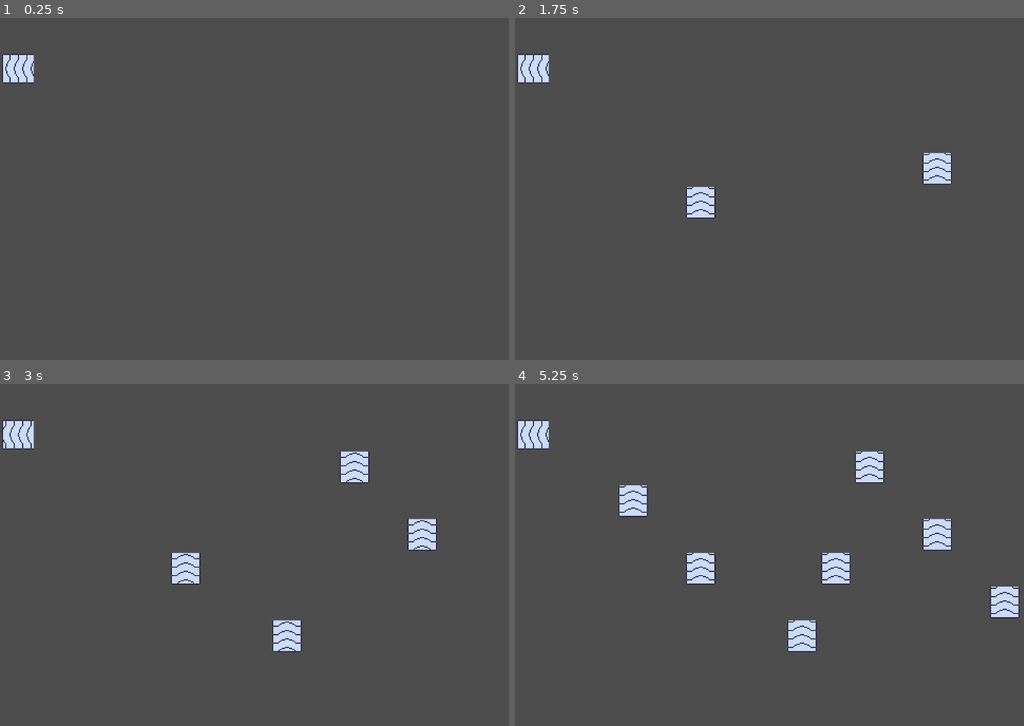
Above: before the commit, frames 1-4 (two rows, left to right).
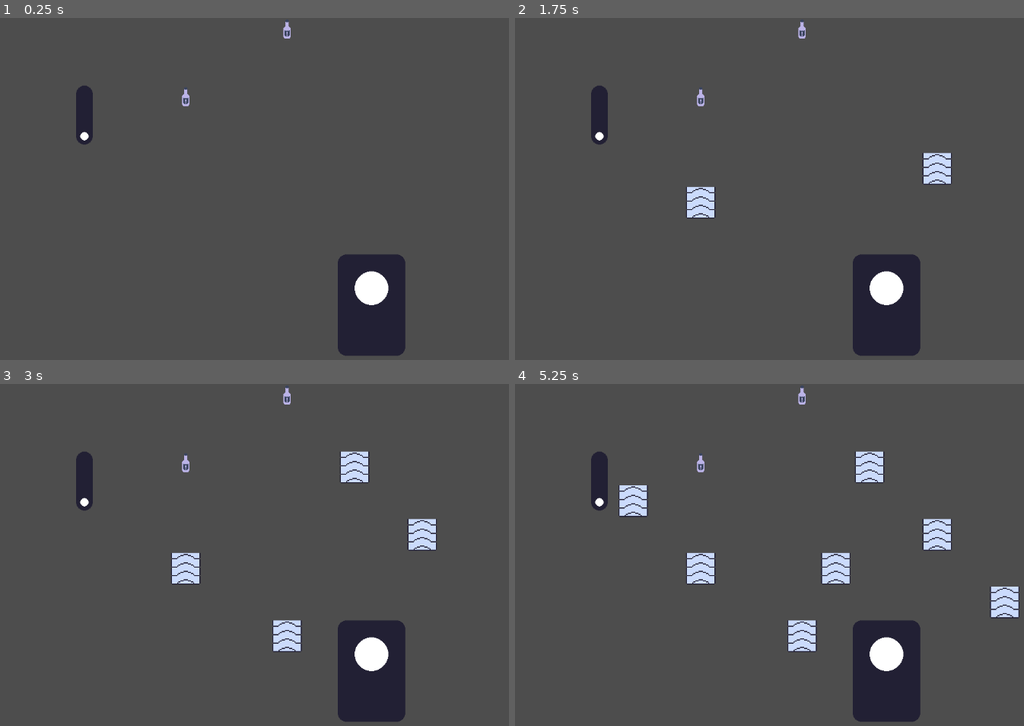
Above: after the commit, the same moments.

Repository: fennylol/juice_time
Game: Godot game, scene res://main.tscn
Two runs of this game, one before a commit and one after it. Both use one fixed random seed, a clock stepped at 60 frames per second and the inputs below.
Inputs (mouse positions are in pixels of both pictures, inside the frame that each line leads up to):
- Up to frame 1 (0.25 s): no input
- Up to frame 2 (1.75 s): tap Enter at 0.5 s; move the mouse to (952, 171) at 0.52 s; click (952, 171) at 0.6 s; move the mouse to (698, 206) at 1.27 s; click (698, 206) at 1.35 s
- Up to frame 3 (3 s): move the mouse to (366, 479) at 2.02 s; click (366, 479) at 2.1 s; move the mouse to (274, 623) at 2.77 s; click (274, 623) at 2.85 s
- Up to frame 4 (5.25 s): move the mouse to (1003, 606) at 3.52 s; click (1003, 606) at 3.6 s; move the mouse to (637, 503) at 4.27 s; click (637, 503) at 4.35 s; move the mouse to (850, 555) at 5.02 s; click (850, 555) at 5.1 s

The runs differ from the first frame. In frame 1, 5.1% of the frame differs, in the area x 0-80%, y 1-99%; in frame 2, 5.4%; in frame 3, 5.1%; in frame 4, 6.3%, in the area x 0-100%, y 1-99%.

Commit message:
truck and fillers added
functionality coming soon ;)

Diff:
--- a/conveyor/conveyor_animated.tres
+++ b/conveyor/conveyor_animated.tres
@@ -6,84 +6,84 @@
 texture = ExtResource("1_82iqc")
 texture_region_size = Vector2i(64, 64)
 0:0/animation_columns = 4
-0:0/animation_speed = 8.0
+0:0/animation_speed = 16.0
 0:0/animation_frame_0/duration = 1.0
 0:0/animation_frame_1/duration = 1.0
 0:0/animation_frame_2/duration = 1.0
 0:0/animation_frame_3/duration = 1.0
 0:0/0 = 0
 0:1/animation_columns = 4
-0:1/animation_speed = 8.0
+0:1/animation_speed = 16.0
 0:1/animation_frame_0/duration = 1.0
 0:1/animation_frame_1/duration = 1.0
 0:1/animation_frame_2/duration = 1.0
 0:1/animation_frame_3/duration = 1.0
 0:1/0 = 0
 0:2/animation_columns = 4
-0:2/animation_speed = 8.0
+0:2/animation_speed = 16.0
 0:2/animation_frame_0/duration = 1.0
 0:2/animation_frame_1/duration = 1.0
 0:2/animation_frame_2/duration = 1.0
 0:2/animation_frame_3/duration = 1.0
 0:2/0 = 0
 0:3/animation_columns = 4
-0:3/animation_speed = 8.0
+0:3/animation_speed = 16.0
 0:3/animation_frame_0/duration = 1.0
 0:3/animation_frame_1/duration = 1.0
 0:3/animation_frame_2/duration = 1.0
 0:3/animation_frame_3/duration = 1.0
 0:3/0 = 0
 0:4/animation_columns = 4
-0:4/animation_speed = 8.0
+0:4/animation_speed = 16.0
 0:4/animation_frame_0/duration = 1.0
 0:4/animation_frame_1/duration = 1.0
 0:4/animation_frame_2/duration = 1.0
 0:4/animation_frame_3/duration = 1.0
 0:4/0 = 0
 0:5/animation_columns = 4
-0:5/animation_speed = 8.0
+0:5/animation_speed = 16.0
 0:5/animation_frame_0/duration = 1.0
 0:5/animation_frame_1/duration = 1.0
 0:5/animation_frame_2/duration = 1.0
 0:5/animation_frame_3/duration = 1.0
 0:5/0 = 0
 0:6/animation_columns = 4
-0:6/animation_speed = 8.0
+0:6/animation_speed = 16.0
 0:6/animation_frame_0/duration = 1.0
 0:6/animation_frame_1/duration = 1.0
 0:6/animation_frame_2/duration = 1.0
 0:6/animation_frame_3/duration = 1.0
 0:6/0 = 0
 0:7/animation_columns = 4
-0:7/animation_speed = 8.0
+0:7/animation_speed = 16.0
 0:7/animation_frame_0/duration = 1.0
 0:7/animation_frame_1/duration = 1.0
 0:7/animation_frame_2/duration = 1.0
 0:7/animation_frame_3/duration = 1.0
 0:7/0 = 0
 0:8/animation_columns = 4
-0:8/animation_speed = 8.0
+0:8/animation_speed = 16.0
 0:8/animation_frame_0/duration = 1.0
 0:8/animation_frame_1/duration = 1.0
 0:8/animation_frame_2/duration = 1.0
 0:8/animation_frame_3/duration = 1.0
 0:8/0 = 0
 0:9/animation_columns = 4
-0:9/animation_speed = 8.0
+0:9/animation_speed = 16.0
 0:9/animation_frame_0/duration = 1.0
 0:9/animation_frame_1/duration = 1.0
 0:9/animation_frame_2/duration = 1.0
 0:9/animation_frame_3/duration = 1.0
 0:9/0 = 0
 0:10/animation_columns = 4
-0:10/animation_speed = 8.0
+0:10/animation_speed = 16.0
 0:10/animation_frame_0/duration = 1.0
 0:10/animation_frame_1/duration = 1.0
 0:10/animation_frame_2/duration = 1.0
 0:10/animation_frame_3/duration = 1.0
 0:10/0 = 0
 0:11/animation_columns = 4
-0:11/animation_speed = 8.0
+0:11/animation_speed = 16.0
 0:11/animation_frame_0/duration = 1.0
 0:11/animation_frame_1/duration = 1.0
 0:11/animation_frame_2/duration = 1.0
--- a/factory/factory_floor.gd
+++ b/factory/factory_floor.gd
@@ -1,6 +1,14 @@
 extends Node2D
 
-@onready var conveyor_tiles: TileMap = $conveyor_tiles
+@onready var CONVEYOR_TILES: TileMap = $conveyor_tiles
+@onready var BOTTLE_TILES: TileMap = $bottle_tiles
+@onready var MACHINE_TILES: TileMap = $machine_tiles
+@onready var TRUCK_AND_FILLERS : TileMap = $truck_and_fillers
+
+var patterns: Dictionary = {
+	"truck" : TileMapPattern.new(),
+	"bottle_filler" : TileMapPattern.new()
+}
 enum {MIDDLE, START, END}
 
 var TILES: Dictionary = {
@@ -10,23 +18,68 @@
 	Vector2i.UP    : [Vector2i(0,9), Vector2i(0,10), Vector2i(0,11)]
 }
 
+var DIR_FROM_TILE: Dictionary = {
+	Vector2i(-1,-1) : Vector2i.ZERO,
+	Vector2i(0,0) : Vector2i.RIGHT,
+	Vector2i(0,1) : Vector2i.RIGHT,
+	Vector2i(0,2) : Vector2i.RIGHT,
+	Vector2i(0,3) : Vector2i.DOWN,
+	Vector2i(0,4) : Vector2i.DOWN,
+	Vector2i(0,5) : Vector2i.DOWN,
+	Vector2i(0,6) : Vector2i.LEFT,
+	Vector2i(0,7) : Vector2i.LEFT,
+	Vector2i(0,8) : Vector2i.LEFT,
+	Vector2i(0,9) : Vector2i.UP,
+	Vector2i(0,10) : Vector2i.UP,
+	Vector2i(0,11) : Vector2i.UP
+}
+
+#region UTILITY
 
 func _ready():
+	## PATTERN SETUP - TRUCK
+	var truck_poss = [Vector2i(0,0),Vector2i(1,0),Vector2i(0,1),Vector2i(1,1),Vector2i(0,2),Vector2i(1,2)]
+	patterns["truck"] = TRUCK_AND_FILLERS.get_pattern(0, truck_poss)
+	for pos in truck_poss:
+		TRUCK_AND_FILLERS.erase_cell(0, pos)
+	## PATTERN SETUP - FILLER
+	var filler_poss = [Vector2i(2,1),Vector2i(2,0)]
+	patterns["bottle_filler"] = TRUCK_AND_FILLERS.get_pattern(0, filler_poss)
+	for pos in filler_poss:
+		TRUCK_AND_FILLERS.erase_cell(0, pos)
+
+	spawn_bottle_filler()
+	spawn_truck()
+
+func modulate_speed(multi : float):
+	var conveyor_tileset : TileSet = CONVEYOR_TILES.tile_set
+
+func process_world_tick():
+	## MOVE BOTTLES
+	for pos in BOTTLE_TILES.get_used_cells(0):
+		var conveyor_dir = DIR_FROM_TILE[CONVEYOR_TILES.get_cell_atlas_coords(0, pos)]
+		var new_pos = pos + conveyor_dir
+		# TODO: dont move if a bottle already occupies that pos
+		BOTTLE_TILES.erase_cell(0, pos)
+		BOTTLE_TILES.set_cell(0, new_pos, 0, Vector2.ZERO)
+
+	## SPAWN TRUCKS AND FILLERS
+	pass
+
+	## EARN INCOME??
 	pass
 
 
-func process_world_tick():
-	# update all tile maps
-	pass
-
+#endregion
+#region CONVEYORS
 
 func place_conveyors(startpoint: Vector2i, endpoint: Vector2i):
 	## TILEMAP STUFF :/
 	var source = 0
 
 	## PULL START AND END POSITION INTO TILEMAP SPACE
-	var start_pos: Vector2i = conveyor_tiles.local_to_map(startpoint)
-	var end_pos: Vector2i = conveyor_tiles.local_to_map(endpoint)
+	var start_pos: Vector2i = CONVEYOR_TILES.local_to_map(startpoint)
+	var end_pos: Vector2i = CONVEYOR_TILES.local_to_map(endpoint)
 	## GET THE VECTOR2 DIFFERENCE BETWEEN START AND END, AND FIND THE CARDINAL DIRECTION OF THE LINE BETWEEN
 	var diff: Vector2i = endpoint - startpoint
 	var direction: Vector2i = Vector2i.LEFT if abs(diff.x) >= abs(diff.y) and diff.x < 0 else \
@@ -41,15 +94,33 @@
 	## TODO: detect existing tiles
 	while curr_pos != target_pos:
 		var tile: Vector2i = TILES[direction][START if curr_pos == start_pos else MIDDLE]
-		conveyor_tiles.set_cell(0, curr_pos, source, tile)
+		CONVEYOR_TILES.set_cell(0, curr_pos, source, tile)
 		curr_pos += direction
-	conveyor_tiles.set_cell(0, target_pos, source, TILES[direction][END])
-
+	CONVEYOR_TILES.set_cell(0, target_pos, source, TILES[direction][END])
 
 func erase_conveyor(global_pos: Vector2):
-	var pos = conveyor_tiles.local_to_map(global_pos)
-	conveyor_tiles.erase_cell(0, pos)
+	var pos = CONVEYOR_TILES.local_to_map(global_pos)
+	CONVEYOR_TILES.erase_cell(0, pos)
+
+#endregion
+#region MACHINES
 
 func place_machine(pos: Vector2i, tile: int):
 	#i mean its pretty self explanitory
 	pass
+
+#endregion
+#region TRUCKS AND FILLERS
+
+func spawn_bottle_generator():
+	pass
+
+func spawn_bottle_filler():
+	var spawn_location = Vector2i(2,2)
+	TRUCK_AND_FILLERS.set_pattern(0, spawn_location, patterns["bottle_filler"])
+
+func spawn_truck(c: Color = Color.WHITE):
+	var spawn_location = Vector2i(10,7)
+	TRUCK_AND_FILLERS.set_pattern(0, spawn_location, patterns["truck"])
+
+#endregion
--- a/factory/factory_floor.tscn
+++ b/factory/factory_floor.tscn
@@ -1,9 +1,10 @@
-[gd_scene load_steps=7 format=3 uid="uid://d1xyjg3y63hy6"]
+[gd_scene load_steps=10 format=3 uid="uid://d1xyjg3y63hy6"]
 
 [ext_resource type="Script" path="res://factory/factory_floor.gd" id="1_worr6"]
 [ext_resource type="Texture2D" uid="uid://dhnakla0j3ysu" path="res://JUICE/bottle_simple.png" id="2_84btv"]
 [ext_resource type="TileSet" uid="uid://cdn72xl37w60f" path="res://conveyor/conveyor_animated.tres" id="2_pthvs"]
 [ext_resource type="TileSet" uid="uid://bodklg5klc7vw" path="res://machines/simple_machines.tres" id="3_aekq4"]
+[ext_resource type="Texture2D" uid="uid://dionngwcf1sje" path="res://truck/truck_and_fillers.png" id="5_khxmr"]
 
 [sub_resource type="TileSetAtlasSource" id="TileSetAtlasSource_nwfln"]
 texture = ExtResource("2_84btv")
@@ -12,7 +13,24 @@
 
 [sub_resource type="TileSet" id="TileSet_u4uko"]
 tile_size = Vector2i(64, 64)
-sources/1 = SubResource("TileSetAtlasSource_nwfln")
+sources/0 = SubResource("TileSetAtlasSource_nwfln")
+
+[sub_resource type="TileSetAtlasSource" id="TileSetAtlasSource_id03h"]
+texture = ExtResource("5_khxmr")
+texture_region_size = Vector2i(64, 64)
+2:2/0 = 0
+0:0/0 = 0
+1:0/0 = 0
+1:1/0 = 0
+0:1/0 = 0
+0:2/0 = 0
+1:2/0 = 0
+2:1/0 = 0
+2:0/0 = 0
+
+[sub_resource type="TileSet" id="TileSet_81ois"]
+tile_size = Vector2i(64, 64)
+sources/0 = SubResource("TileSetAtlasSource_id03h")
 
 [node name="FactoryFloor" type="Node2D"]
 script = ExtResource("1_worr6")
@@ -22,12 +40,17 @@
 rendering_quadrant_size = 4
 collision_animatable = true
 format = 2
-layer_0/tile_data = PackedInt32Array(65536, 0, 1)
 
 [node name="bottle_tiles" type="TileMap" parent="."]
 tile_set = SubResource("TileSet_u4uko")
 format = 2
+layer_0/tile_data = PackedInt32Array(131077, 0, 0, 8, 0, 0)
 
 [node name="machine_tiles" type="TileMap" parent="."]
 tile_set = ExtResource("3_aekq4")
 format = 2
+
+[node name="truck_and_fillers" type="TileMap" parent="."]
+tile_set = SubResource("TileSet_81ois")
+format = 2
+layer_0/tile_data = PackedInt32Array(0, 0, 0, 65536, 0, 1, 131072, 0, 2, 1, 65536, 0, 65537, 65536, 1, 131073, 65536, 2, 2, 131072, 0, 65538, 131072, 1)
--- a/main.gd
+++ b/main.gd
@@ -2,15 +2,21 @@
 
 @onready var GUI = $Gui
 @onready var FACTORY_FLOOR = $FactoryFloor
-
+var time_since_tick = 0
+var TICK_LENGTH_IN_SECONDS = 1
 
 func _ready():
 	GUI.attempt_conveyor.connect(forward_attempt_conveyor)
-
 
 func forward_attempt_conveyor(type: String, startpoint: Vector2i, endpoint: Vector2i):
 	if type == "use": FACTORY_FLOOR.place_conveyors(startpoint, endpoint)
 	#elif type == "cancel": FACTORY_FLOOR.erase_conveyor(pos)
 
 func _process(delta):
-	pass
+	time_since_tick += delta
+	if time_since_tick > TICK_LENGTH_IN_SECONDS:
+		time_since_tick -= TICK_LENGTH_IN_SECONDS
+		FACTORY_FLOOR.process_world_tick()
+
+func speed_modulation(multi : float):
+	TICK_LENGTH_IN_SECONDS = multi
Binary file added: conveyor/truck_and_fillers.aseprite
Binary file added: truck/truck_and_fillers.png
Not shown, added: truck/truck_and_fillers.png.import
